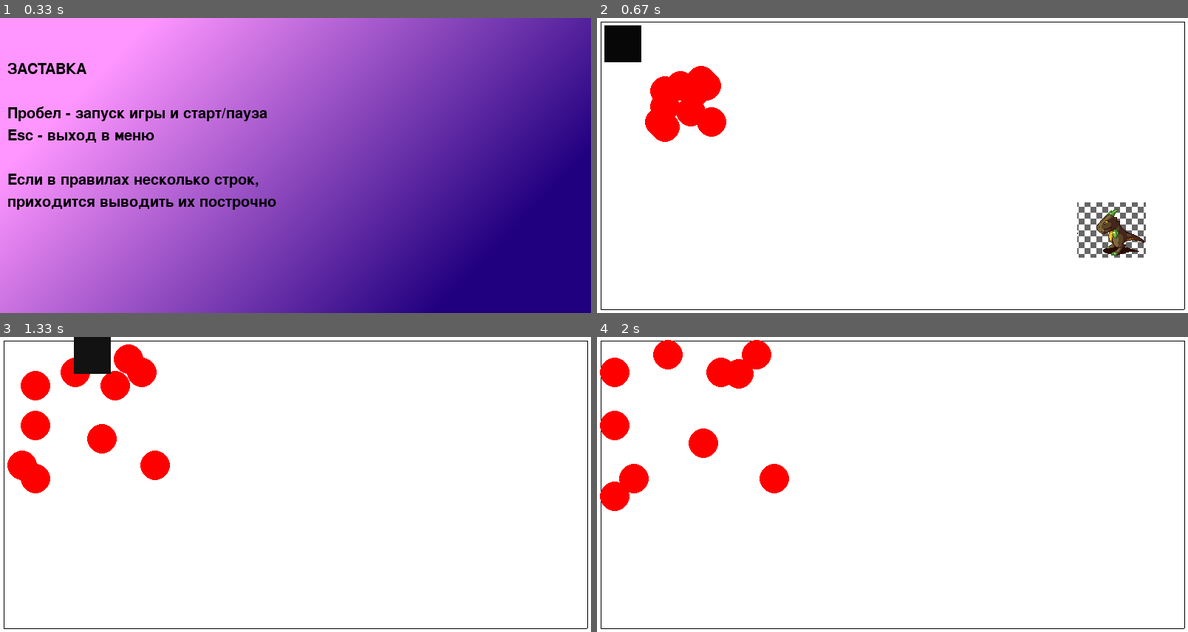
Above: before the commit, frames 1-4 (two rows, left to right).
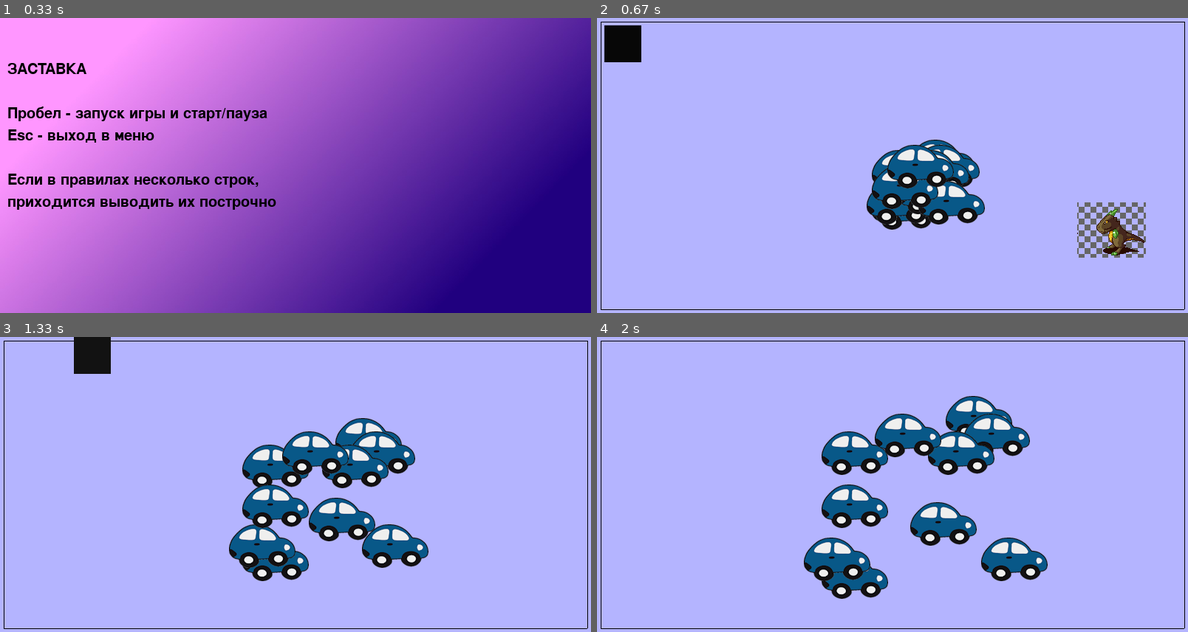
Above: after the commit, the same moments.

Repository: Lem-a-k/pygame2024
Game: pygame game, started from main.py
Two runs of this game, one before a commit and one after it. Both use one fixed random seed, a clock stepped at 60 frames per second and the inputs below.
Inputs:
- Up to frame 1 (0.33 s): no input
- Up to frame 2 (0.67 s): tap Space at 0.33 s
- Up to frame 3 (1.33 s): hold Right 0.67-1.13 s; hold Up from 1.17 s (still down); tap Space at 1.23 s
- Up to frame 4 (2 s): release Up at 1.47 s; hold Right 1.5-1.97 s; tap Space at 1.57, 1.87 s

Frame 1 is identical in both runs. In frame 2, 97% of the frame differs, in the area x 0-100%, y 0-100%; in frame 3, 97%; in frame 4, 98%.

Commit message:
balls -> cars

Diff:
--- a/main.py
+++ b/main.py
@@ -33,11 +33,14 @@
     def __init__(self, radius, x, y, *groups):
         super().__init__(*groups)
         self.radius = radius
-        self.image = pygame.Surface((2 * radius, 2 * radius),
-                                    pygame.SRCALPHA, 32)
-        pygame.draw.circle(self.image, pygame.Color("red"),
-                           (radius, radius), radius)
-        self.rect = pygame.Rect(x, y, 2 * radius, 2 * radius)
+        self.image = load_image('car_tr.png')
+        # self.image = pygame.Surface((2 * radius, 2 * radius),
+        #                             pygame.SRCALPHA, 32)
+        # pygame.draw.circle(self.image, pygame.Color("red"),
+        #                    (radius, radius), radius)
+        # self.rect = pygame.Rect(x, y, 2 * radius, 2 * radius)
+        self.rect = self.image.get_rect()
+        self.rect = self.rect.move(400, 200)
         self.vx = random.randint(-5, 5)
         self.vy = random.randrange(-5, 5)
 
@@ -119,7 +122,8 @@
     running = True
     fps = 20
     clock = pygame.time.Clock()
-    screen.fill((255, 255, 255))
+    back_color = (180, 180, 255)
+    screen.fill(back_color)
 
     all_sprites = pygame.sprite.Group()
     horizontal_borders = pygame.sprite.Group()
@@ -134,7 +138,7 @@
     Border(width - 5, 5, width - 5, height - 5, vertical_borders, all_sprites)
 
     for i in range(10):
-        Ball(20, 100, 100, balls, all_sprites)
+        Ball(20, width // 2, height // 2, balls, all_sprites)
 
     state = MENU
     ms = MovingSquare(square, all_sprites)
@@ -165,7 +169,7 @@
                 if state == GAME:
                     ms.process_event(event)
         # обновление экрана
-        screen.fill((255, 255, 255),
+        screen.fill(back_color,
                     (0, 0, width, height))
         if state == GAME:
             balls.update()
Binary file changed: data/car_tr.png
